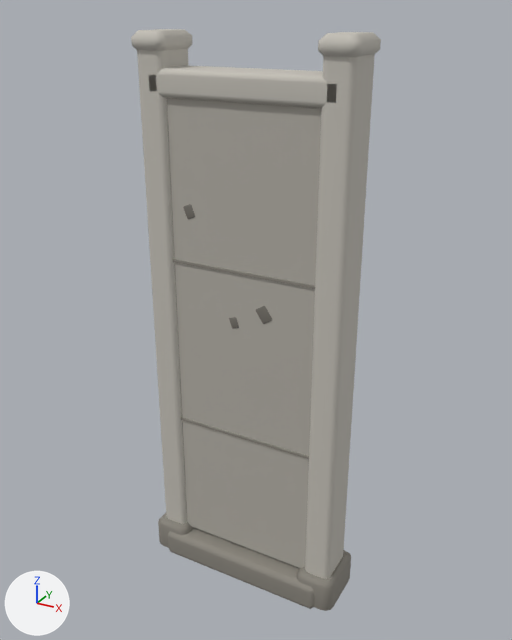
Two versions of the glTF model navigateur/public/models/terra/barriere_beton_abime1.glb, one commit apart.
The view is the same before and after, from a camera (50 mm lens) standing at (0.871, -1.555, 1.629) and looking at (0.002, 0.025, 0.839). Arrows for +X, +Y and +Z are at lower left; the lights stay in place. The first picture is the older version. Vertices at exactly the same position are counted once.

Names of what the first picture shows: 'barriere_beton_cl.012', 'barriere_beton_cl_casse.008', 'barriere_beton_cl_clair.012', 'barriere_beton_cl_sombre.012', 'poteau_d_beton_cl_clair.012', 'poteau_d_beton_cl_sombre.012', 'poteau_g_beton_cl_clair.012' and 1 more.
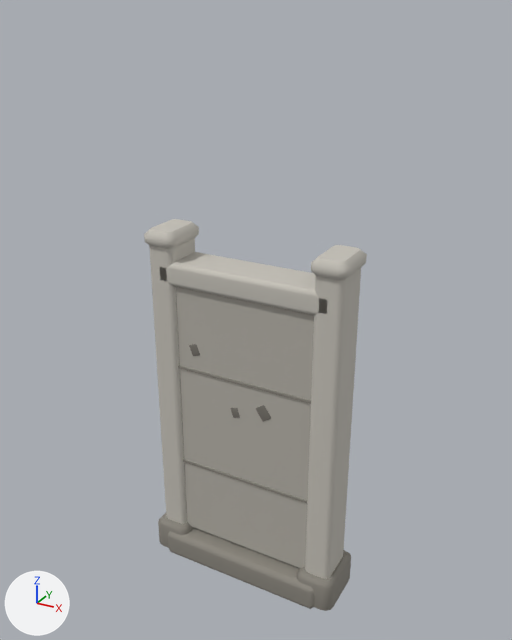
Location of each change, (x1, y1, x2, y2) in pixels of the pictures (512 x 640 px; the box of a moved part takes in the faces that stretch with it):
'barriere_beton_cl.012', reshaped (11% narrower, 40% shorter)
    before: (166, 98, 322, 568)
    after: (175, 286, 314, 568)
'poteau_d_beton_cl_clair.012', mesh rescaled (18% narrower, 39% shorter)
    before: (305, 32, 381, 579)
    after: (305, 245, 367, 579)
'poteau_g_beton_cl_clair.012', mesh rescaled (11% narrower, 38% shorter)
    before: (131, 29, 193, 524)
    after: (144, 219, 199, 524)
'barriere_beton_cl_clair.012', moved
    before: (149, 65, 337, 108)
    after: (160, 252, 327, 315)
'barriere_beton_cl_casse.008', reshaped (8% narrower, 37% shorter)
    before: (183, 204, 272, 329)
    after: (189, 344, 271, 422)
part 2 of me_barriere_beton_cl_casse_009, moved or reshaped
    before: (229, 317, 239, 329)
    after: (231, 408, 240, 418)
part 3 of me_barriere_beton_cl_casse_009, moved or reshaped
    before: (183, 204, 195, 219)
    after: (189, 344, 200, 356)
part 4 of me_barriere_beton_cl_casse_009, moved or reshaped
    before: (256, 306, 272, 324)
    after: (256, 405, 271, 422)

The change, as a list of edits to the scene's bpy script:
```text
Change me_barriere_beton_cl_015:
    used by ob_barriere_beton_cl_012; location = (0.0, 0.0, 0.0)
    remove me_barriere_beton_cl_015.from_pydata(...)  # 64 vertices, 124 faces; spans x -0.26..0.26, y -0.05..0.05, z 0.09..1.475
    add me_barriere_beton_cl_015.from_pydata(...)  # 64 vertices, 124 faces; spans x -0.26..0.26, y -0.05..0.05, z 0.09..0.975
    me_barriere_beton_cl_015 part 1: all 32 vertices in x -0.26..0.26, y -0.05..0.05, z 1.465..1.475 are moved by (0.0, 0.0, -0.5)
Change me_barriere_beton_cl_casse_009:
    used by ob_barriere_beton_cl_casse_008; location = (0.0, 0.0, 0.0)
    remove me_barriere_beton_cl_casse_009.from_pydata(...)  # 120 vertices, 220 faces; spans x -0.221..0.094, y -0.052..0.052, z 0.833..1.471
    add me_barriere_beton_cl_casse_009.from_pydata(...)  # 120 vertices, 220 faces; spans x -0.221..0.094, y -0.052..0.052, z 0.553..0.971
    me_barriere_beton_cl_casse_009 part 2: the loose piece of 24 vertices spanning x -0.041..-0.006, y -0.052..0.052, z 0.833..0.873 is moved by (0.0, 0.0, -0.28)
    me_barriere_beton_cl_casse_009 part 3: the loose piece of 24 vertices spanning x -0.176..-0.134, y -0.052..0.052, z 1.12..1.166 is moved by (0.0, 0.0, -0.402)
    me_barriere_beton_cl_casse_009 part 4: the loose piece of 24 vertices spanning x 0.04..0.094, y -0.052..0.052, z 0.867..0.924 is moved by (0.0, 0.0, -0.298)
    other edits to the shape of me_barriere_beton_cl_casse_009 do not show in these pictures
Change me_barriere_beton_cl_clair_015:
    used by ob_barriere_beton_cl_clair_012; location = (0.0, 0.0, 0.0)
    remove me_barriere_beton_cl_clair_015.from_pydata(...)  # 64 vertices, 124 faces; spans x -0.26..0.26, y -0.065..0.065, z 1.425..1.495
    add me_barriere_beton_cl_clair_015.from_pydata(...)  # 64 vertices, 124 faces; spans x -0.26..0.26, y -0.065..0.065, z 0.925..0.995
    me_barriere_beton_cl_clair_015 part 5: the whole mesh is moved by (0.0, 0.0, -0.5)
Change me_poteau_d_beton_cl_clair_015:
    used by ob_poteau_d_beton_cl_clair_012; location = (0.0, 0.0, 0.0)
    remove me_poteau_d_beton_cl_clair_015.from_pydata(...)  # 128 vertices, 248 faces; spans x 0.2..0.3, y -0.08..0.08, z 0.05..1.58
    add me_poteau_d_beton_cl_clair_015.from_pydata(...)  # 128 vertices, 248 faces; spans x 0.2..0.3, y -0.08..0.08, z 0.05..1.08
    me_poteau_d_beton_cl_clair_015 part 6: the whole mesh is scaled about its middle by (1, 1, 0.666), then moved by (0.0, 0.0, -0.25)
Change me_poteau_g_beton_cl_clair_015:
    used by ob_poteau_g_beton_cl_clair_012; location = (0.0, 0.0, 0.0)
    remove me_poteau_g_beton_cl_clair_015.from_pydata(...)  # 128 vertices, 248 faces; spans x -0.3..-0.2, y -0.08..0.08, z 0.05..1.58
    add me_poteau_g_beton_cl_clair_015.from_pydata(...)  # 128 vertices, 248 faces; spans x -0.3..-0.2, y -0.08..0.08, z 0.05..1.08
    me_poteau_g_beton_cl_clair_015 part 7: the whole mesh is scaled about its middle by (1, 1, 0.666), then moved by (0.0, 0.0, -0.25)
```
